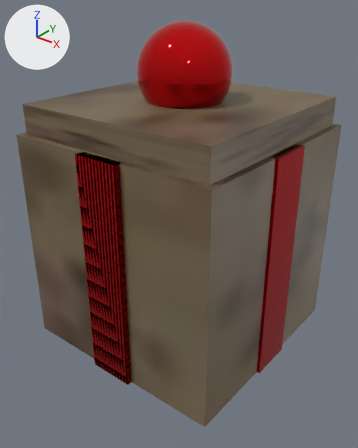
Before and after pictures for a commit that changed the Blender file Procedural Backrooms Game/Assets/Model/Gift.blend.
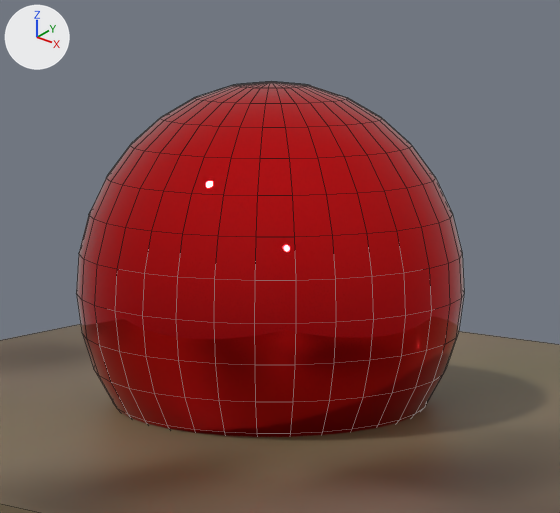
Each version appears first whole from a camera (50 mm lens) standing at (2.6, -3.33, 2.14) and looking at (0.05, -0.13, 0.16), and next in a close-up on the part from 33% to 72% of the width and 0% to 28% of the height. Arrows for +X, +Y and +Z are at upper left; the lights stay in place. The close-ups show mesh edges as thin lines.

Objects in the first close-up: 'Top'.
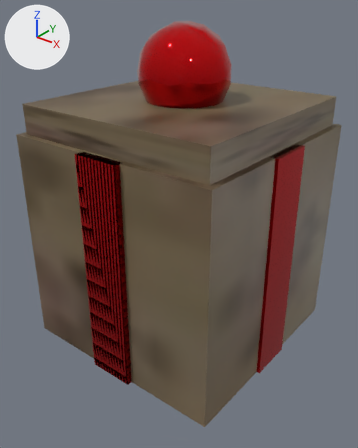
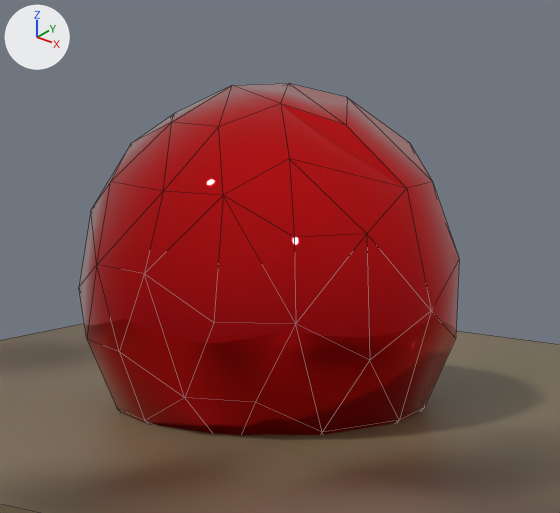
What differs and where, as boxes [x1, y1, x2, y2] in the close-ups (560 x 513 px):
'Top', reshaped: before [0, 82, 560, 513]; after [0, 83, 560, 513]
part 1 of me_sphere, deleted (red): before [76, 82, 464, 437]

The edits, one by one:
me_sphere is used by ob_top; location (0.0, 0.0, 1.479); scale (0.395, 0.395, 0.395).
me_sphere had 490 vertices, 518 faces and spanned x -2.38..2.38, y -2.38..2.38, z -1.22..1.0.
me_sphere now has 88 vertices, 138 faces and spans x -2.38..2.38, y -2.38..2.38, z -1.22..0.98.
me_sphere part 1: 402 vertices removed from x -1.0..0.98, y -1.0..1.0, z -1.0..1.0.
